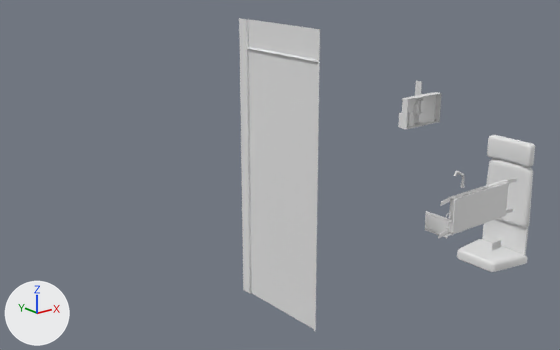
Before and after pictures for a commit that changed the FBX model Assets/Fbx/Vagon_CR/Vagon_CR_Details_01.fbx.
Rendered twice from a 50 mm camera at (4.52, -4.52, 4.17) aimed at (8.08, -0.06, 2.39). Lighting does not change. The marker at lower left points along +X, +Y and +Z. Where no turn or scale is listed for an object, it has been applied to the vertices.

The scene before the commit, as lines of its bpy script (objects in view):
```python
me_vagon_cr_details_01 = bpy.data.meshes.new('Vagon_CR_Details_01')
me_vagon_cr_details_01.from_pydata(...)  # 3569 vertices, 3758 faces; spans x 7.9..9.4, y -1.54..0.19, z 1.38..3.57
ob_vagon_cr_details_01 = bpy.data.objects.new('Vagon_CR_Details_01', me_vagon_cr_details_01)
ob_vagon_cr_details_01.location = (0.0, 0.0, 0.0)
```
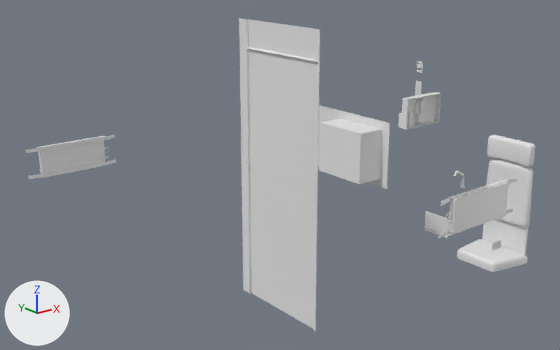
What differs and where, as boxes [x1, y1, x2, y2] in the pictures (560 x 350 px):
'Vagon_CR_Details_01', reshaped (72% wider)
    before: [239, 18, 535, 331]
    after: [26, 18, 535, 331]
part 1 of me_vagon_cr_details_01, added
    after: [26, 135, 115, 153]
part 2 of me_vagon_cr_details_01, added
    after: [28, 159, 116, 179]
part 3 of me_vagon_cr_details_01, added
    after: [417, 61, 423, 73]
part 4 of me_vagon_cr_details_01, built on
    before: [454, 184, 508, 233]
    after: [318, 105, 508, 233]
part 5 of me_vagon_cr_details_01, added
    after: [38, 140, 105, 174]

Diff of the bpy script that builds the scene:
```diff
--- a/Assets/Fbx/Vagon_CR/Vagon_CR_Details_01.fbx.py
+++ b/Assets/Fbx/Vagon_CR/Vagon_CR_Details_01.fbx.py
@@ mat_im_cr_detals @@
+mat_im_cr_detals = principled_material('IM_CR_Detals')
+mat_im_cr_detals.base_color = (0.8, 0.8, 0.8)  # white #e7e7e7
@@ mat_im_labels @@
+mat_im_labels = principled_material('IM_Labels')
+mat_im_labels.base_color = (0.8, 0.8, 0.8)  # white #e7e7e7
+mat_im_labels.roughness = 0.4
@@ me_vagon_cr_details_01 @@
 # used by ob_vagon_cr_details_01; location = (0.0, 0.0, 0.0)
-me_vagon_cr_details_01.from_pydata(...)  # 3569 vertices, 3758 faces; spans x 7.9..9.4, y -1.54..0.19, z 1.38..3.57
+me_vagon_cr_details_01.from_pydata(...)  # 4928 vertices, 5096 faces; spans x 6.7..9.4, y -1.54..1.53, z 1.38..3.57
+# me_vagon_cr_details_01 part 1: the loose piece of 22 vertices spanning x 8.22..9.02, y -1.52..-1.49, z 2.51..2.54 is copied, and the copy is turned -180 degrees about the z axis through its middle, then moved by (-1.52, 3.01, -0.05), in mat_im_cr_detals (white #e7e7e7); it spans x 6.7..7.49, y 1.49..1.52, z 2.46..2.5
+# me_vagon_cr_details_01 part 2: the loose piece of 22 vertices spanning x 8.22..9.02, y -1.52..-1.49, z 2.29..2.32 is copied, and the copy is turned -180 degrees about the z axis through its middle, then moved by (-1.52, 3.01, -0.05), in mat_im_cr_detals (white #e7e7e7); it spans x 6.7..7.49, y 1.49..1.52, z 2.24..2.27
+# me_vagon_cr_details_01 part 3: 655 vertices added at x 9.07..9.08, y -0.56..-0.51, z 3.14..3.23
+# me_vagon_cr_details_01 part 4: 1 vertex removed from x 8.62, y -1.54, z 2.42; 139 vertices added at x 7.72..8.89, y -1.54..-0.7, z 2.31..3.07
+# me_vagon_cr_details_01 part 5: 110 vertices added at x 6.81..7.38, y 1.49..1.53, z 2.25..2.49
+me_vagon_cr_details_01.materials.append(mat_im_cr_detals)  # white #e7e7e7
+me_vagon_cr_details_01.materials.append(mat_im_labels)  # white #e7e7e7
```
